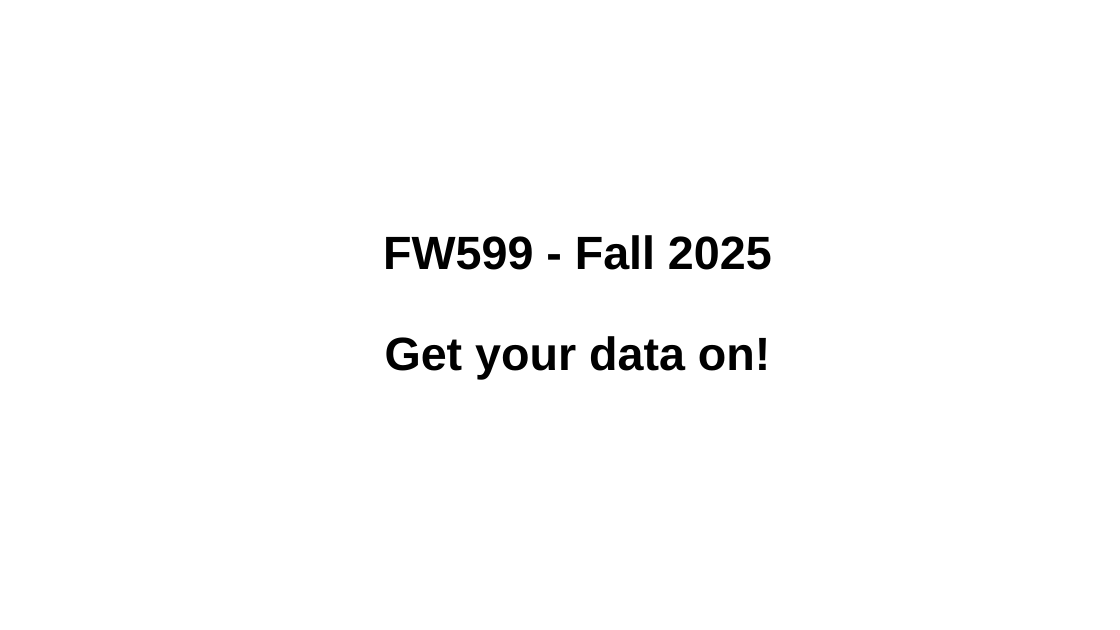
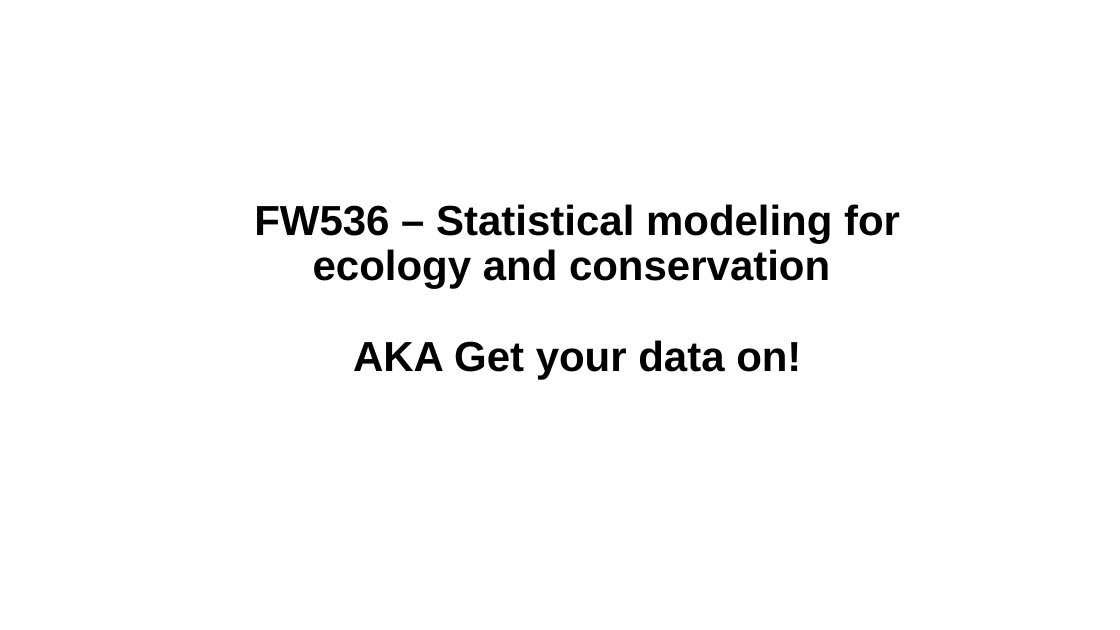
Before and after one commit to taaltree/FW536, a slide deck: slide 1 of Day1_Probability/FW536_Day1_Morning_intro to probability_accessible.pptx. Drawn at 1120x630 pixels with LibreOffice and Linux fonts; fonts in the diff are those of the drawing. Boxes give left, top, right and bottom in pixels: in the first picture for what was removed or moved away, otherwise in the second. Text is boxed around its words. In the diff, an @@ line names an element or a change of style, - is before the commit and + after.

```diff
--- a/Day1_Probability/FW536_Day1_Morning_intro to probability_accessible.pptx
+++ b/Day1_Probability/FW536_Day1_Morning_intro to probability_accessible.pptx
@@ title at bbox=[254, 204, 900, 380]: text changed; size 40 to 36 pt @@
-FW599 - Fall 2025
-Get your data on!
+FW536 – Statistical modeling for ecology and conservation
+AKA Get your data on!
```
Also in this commit, not shown: 17 other files.
